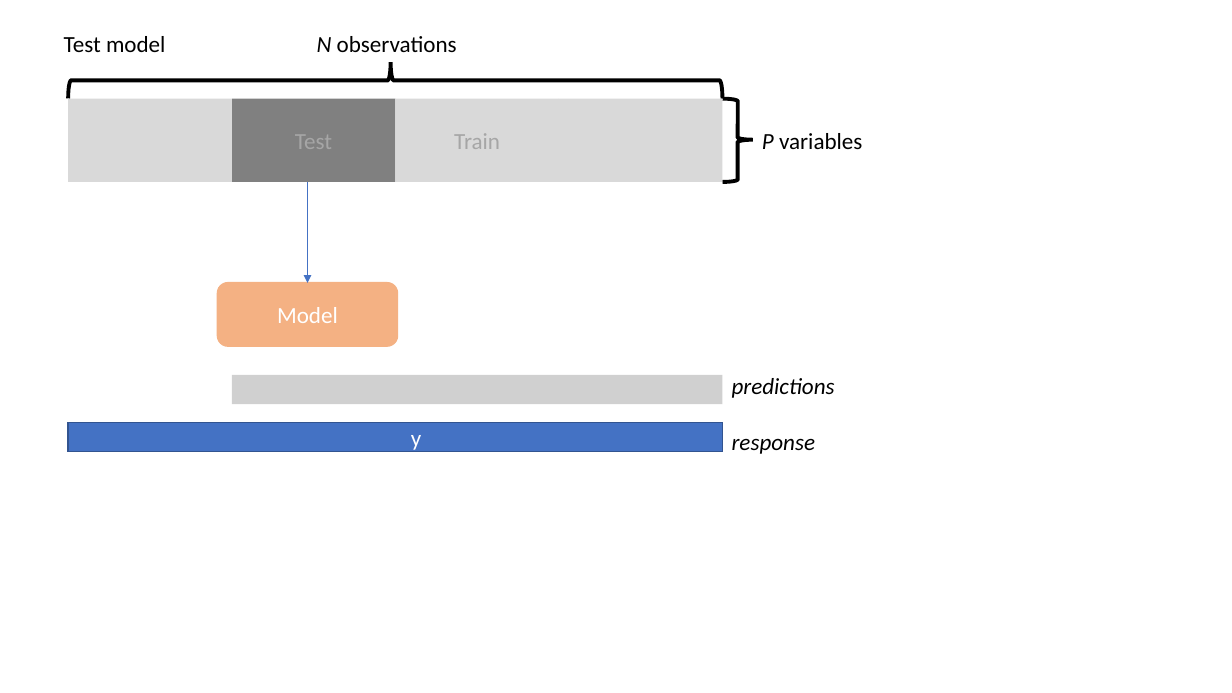
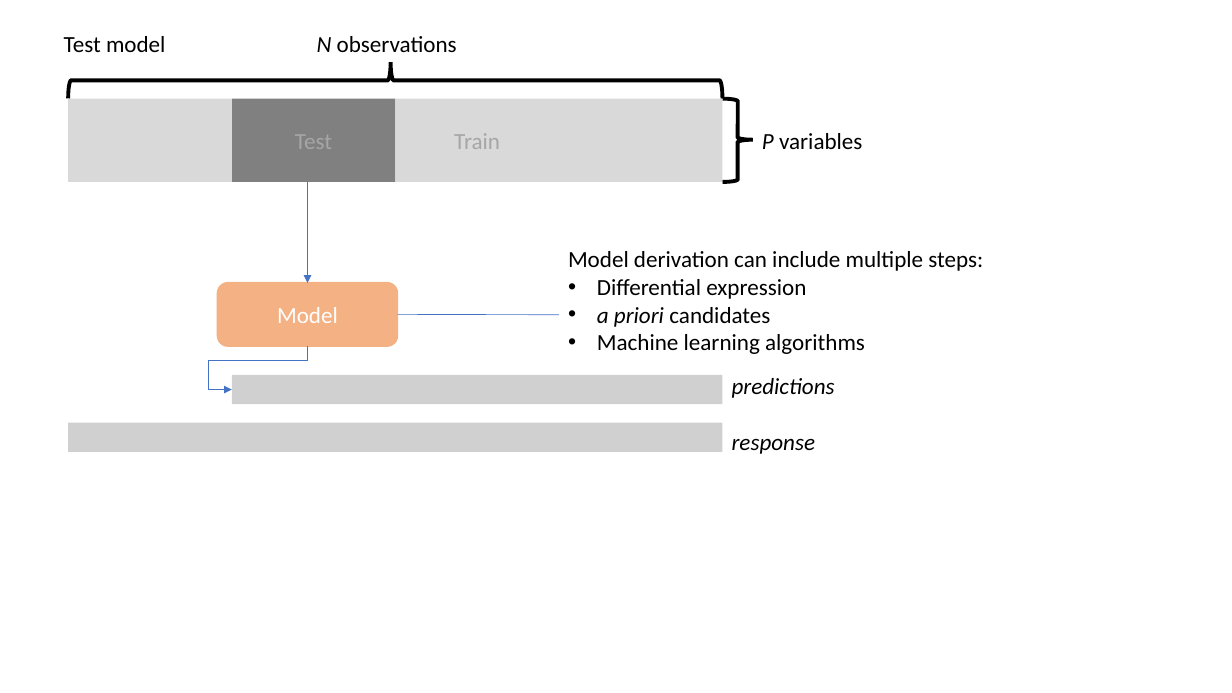
Before and after one commit to Phillip-a-richmond/PrecisionHealthVirtualEnvironment, a slide deck: slide 9 of Workshops/biomarker_discovery/slides/img/cv.pptx. Drawn at 1232x693 pixels with LibreOffice and Linux fonts; fonts in the diff are those of the drawing; grey boxes stand for pictures. Boxes give left, top, right and bottom in pixels: in the first picture for what was removed or moved away, otherwise in the second. Text is boxed around its words. In the diff, an @@ line names an element or a change of style, - is before the commit and + after.

```diff
--- a/Workshops/biomarker_discovery/slides/img/cv.pptx
+++ b/Workshops/biomarker_discovery/slides/img/cv.pptx
@@ text added at (568, 251, 983, 354), 18 pt, text #000000 @@
+Model derivation can include multiple steps:
+• Differential expression
+• a priori candidates
+• Machine learning algorithms
@@ line added from (559, 315) to (397, 314), #4472C4 0.5 pt @@
@@ elbow arrow added from (308, 347) to (232, 390), #4472C4 0.5 pt @@
@@ rectangle removed at (68, 422, 723, 452) @@
-y
@@ picture added at (68, 422, 723, 452) @@
```
Also in this commit, not shown: 10 other slides changed, 33 other files.
